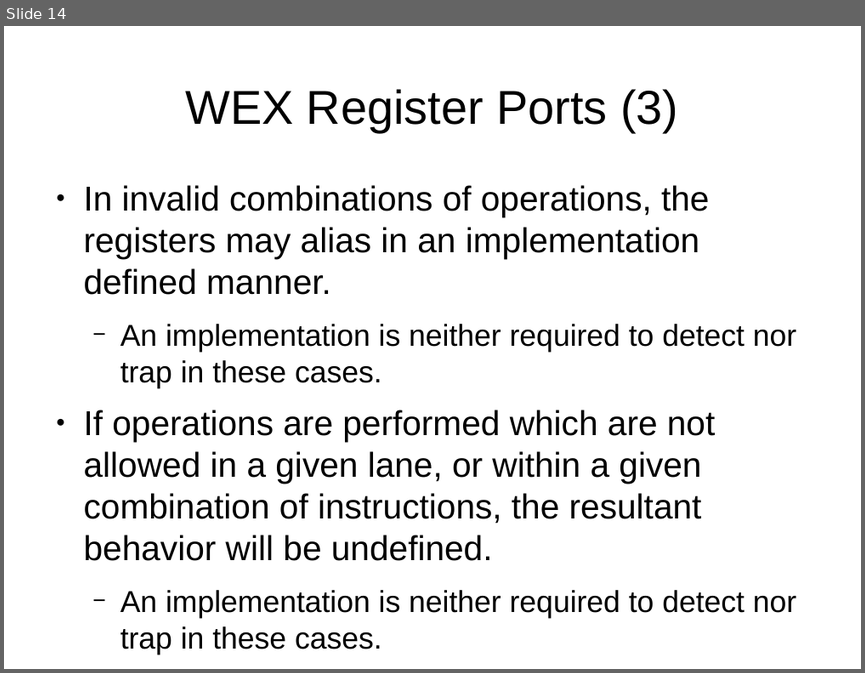
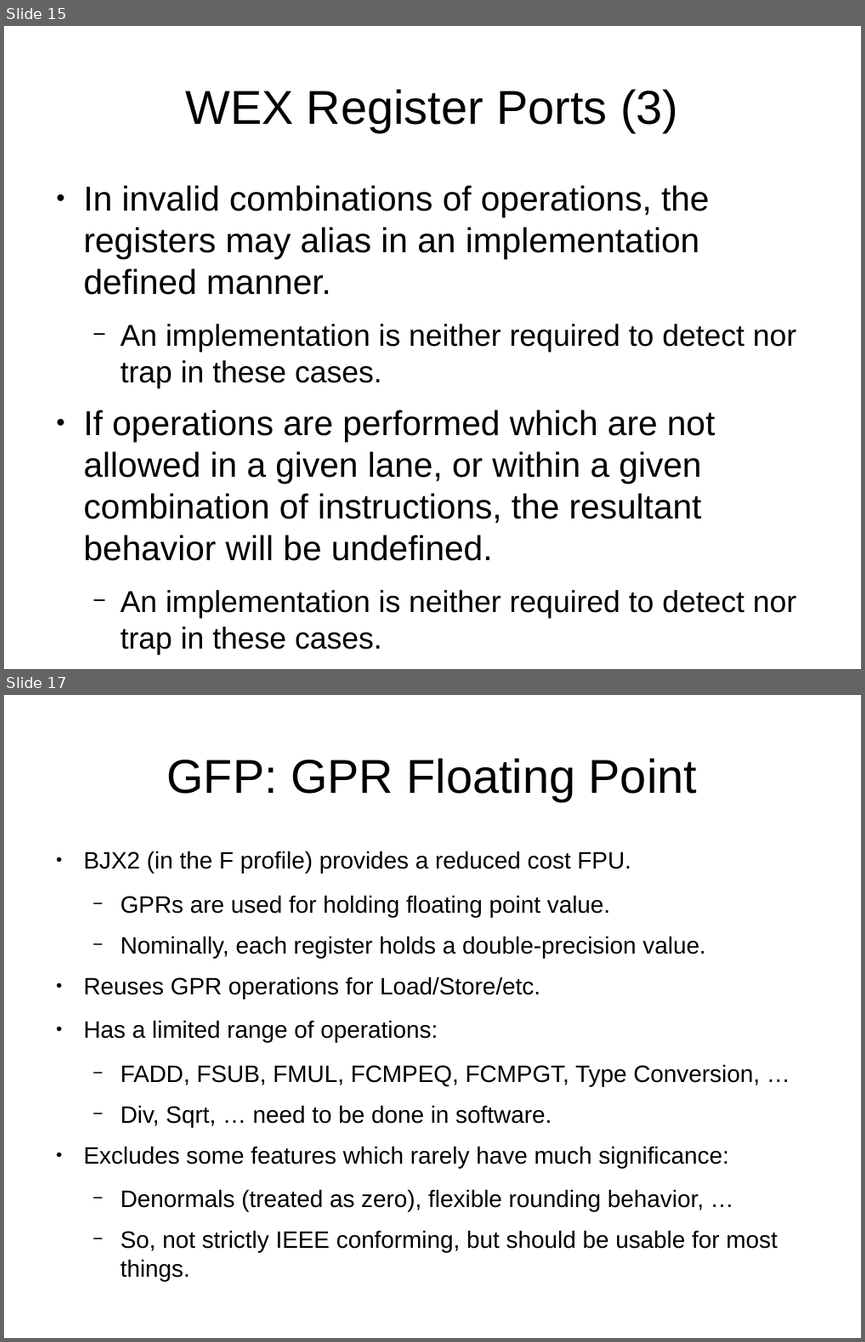
Before and after one commit to cr88192/bgbtech_btsr1arch, a slide deck: docs/slides/BJX2 Core 1.odp. Shown one above the other, each under a label of ours: slide 14 before the commit, slides 15 and 17 after it; the slides between them are not shown. The pictures are 865x673 and 865x1342 pixels, drawn with LibreOffice and Linux fonts; fonts in the diff are those of the drawing. Boxes give left, top, right and bottom in pixels: in the first picture for what was removed or moved away, otherwise in the second. Text is boxed around its words. In the diff, an @@ line names an element or a change of style, - is before the commit and + after.

```diff
--- a/docs/slides/BJX2 Core 1.odp
+++ b/docs/slides/BJX2 Core 1.odp
@@ slide 17 added at (x1=4, y1=695, x2=861, y2=1338), background #FFFFFF @@
@@ title added at (x1=167, y1=758, x2=697, y2=801), 44 pt, text #000000 @@
+GFP: GPR Floating Point
@@ text added at (x1=84, y1=851, x2=777, y2=1281), 22 pt, text #000000 @@
+● BJX2 (in the F profile) provides a reduced cost FPU.
+  − GPRs are used for holding floating point value.
+  − Nominally, each register holds a double-precision value.
+● Reuses GPR operations for Load/Store/etc.
+● Has a limited range of operations:
+  − FADD, FSUB, FMUL, FCMPEQ, FCMPGT, Type Conversion, …
+  − Div, Sqrt, … need to be done in software.
+● Excludes some features which rarely have much significance:
+  − Denormals (treated as zero), flexible rounding behavior, …
+  − So, not strictly IEEE conforming, but should be usable for most things.
@@ what was slide 14 is now slide 15 @@
```
Also in this commit, not shown: 9 slides changed, 4 other slides added, 1 slide removed, 19 other files.
